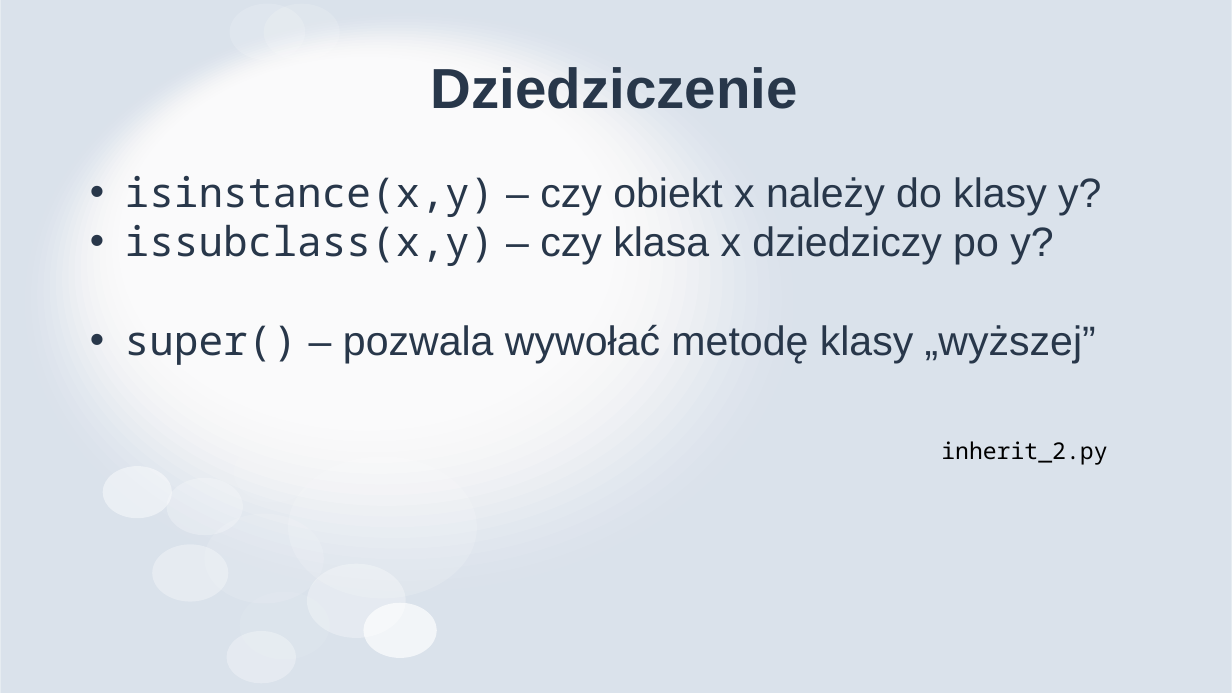
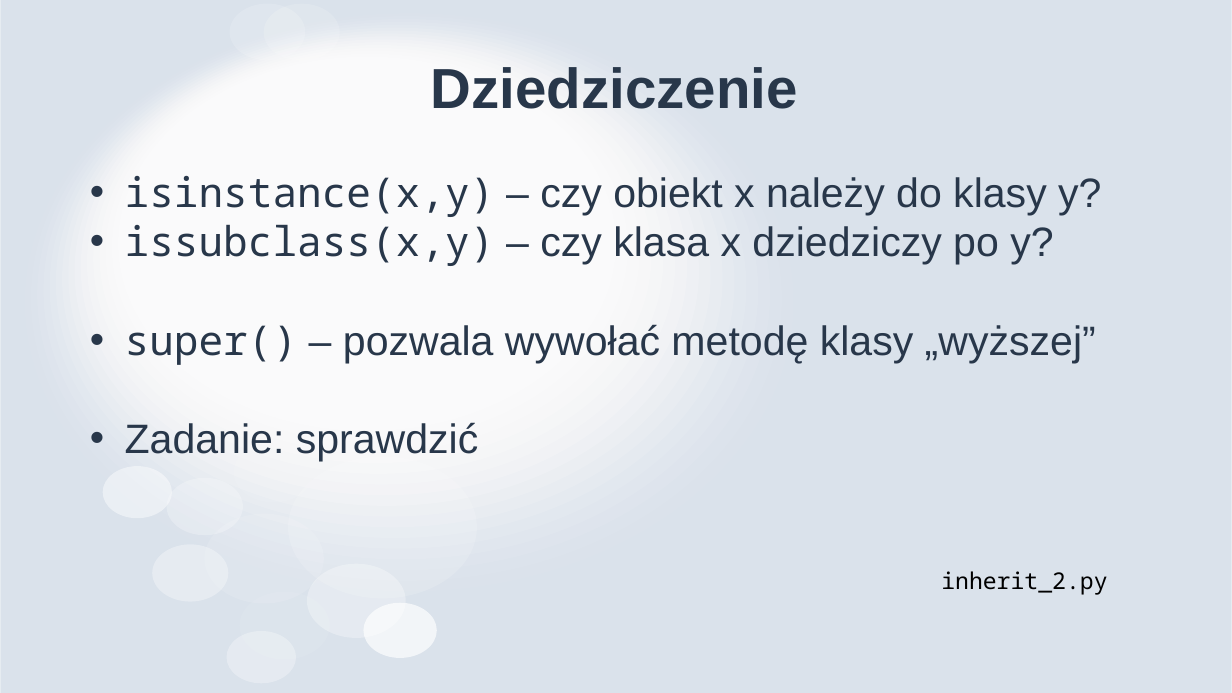
Before and after one commit to MikoStoro/ETI_Academy_python, a slide deck: slide 6 of Objects/Objects.pptx. Drawn at 1232x693 pixels with LibreOffice and Linux fonts; fonts in the diff are those of the drawing. Boxes give left, top, right and bottom in pixels: in the first picture for what was removed or moved away, otherwise in the second. Text is boxed around its words. In the diff, an @@ line names an element or a change of style, - is before the commit and + after.

```diff
--- a/Objects/Objects.pptx
+++ b/Objects/Objects.pptx
@@ text at box(125, 422, 479, 462): paragraph added @@
+• Zadanie: sprawdzić
@@ text "inherit_2.py": place and size @@
-text "inherit_2.py" at box(941, 441, 1107, 465)
+text "inherit_2.py" at box(941, 571, 1107, 595)
```
Also in this commit, not shown: 1 other slide changed, 4 slides added, 3 other files.
